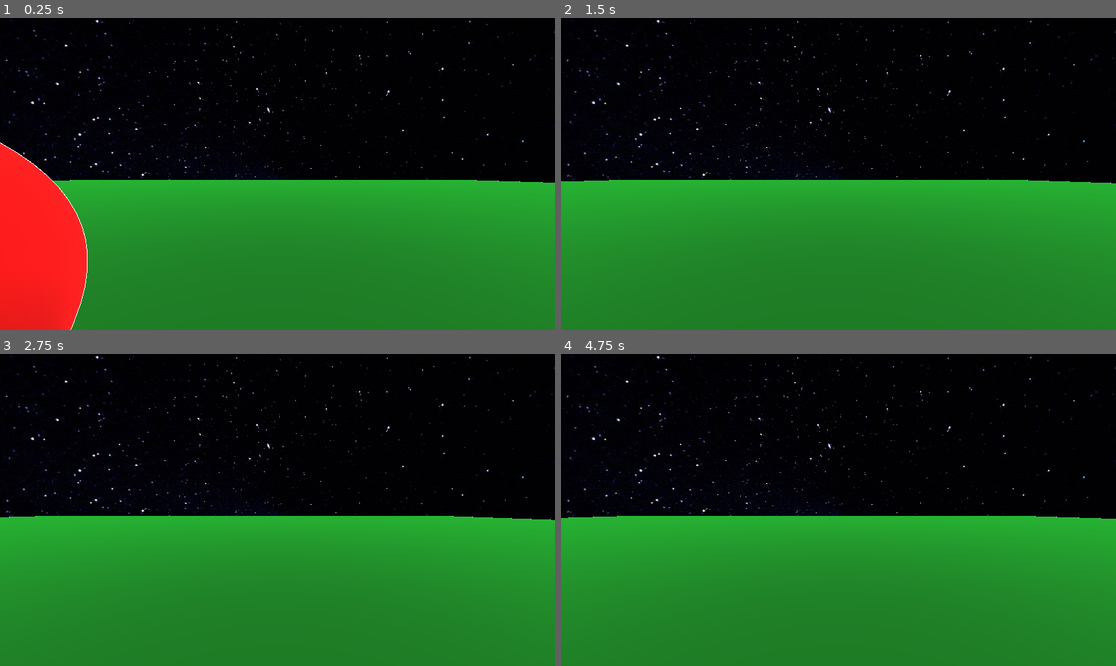
Above: before the commit, frames 1-4 (two rows, left to right).
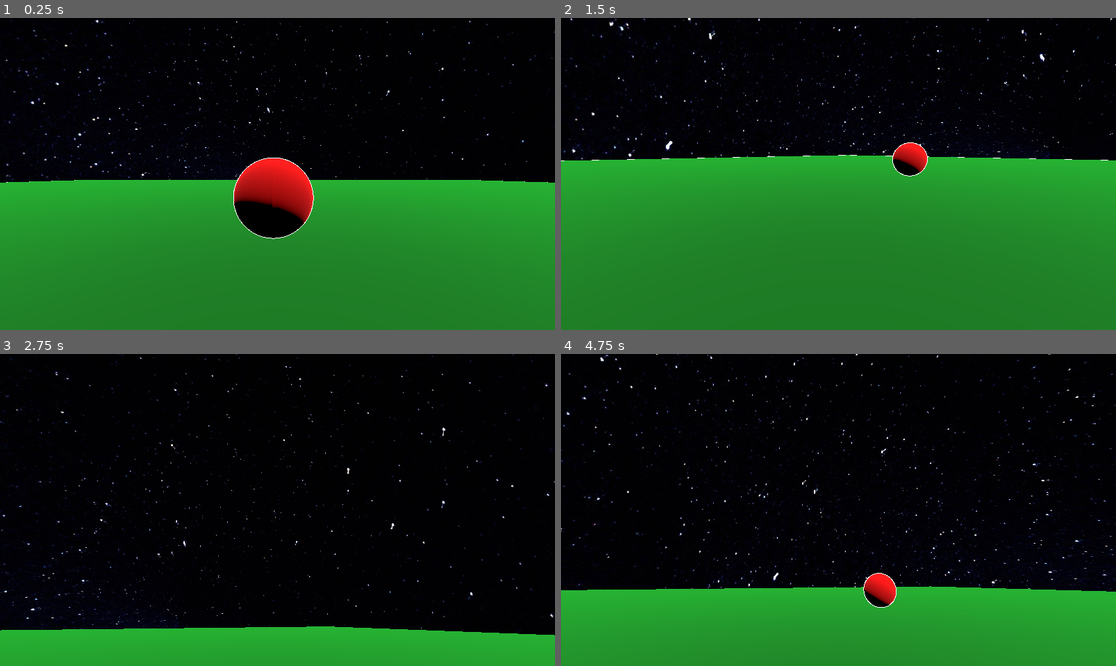
Above: after the commit, the same moments.

Repository: BlodyxCZ/VRspaceDriver
Game: Godot game, scene res://Scenes/TEST/test.tscn
The game is run twice, just before and just after one commit, with the same random seed, the same clock (stepped at 60 frames per second) and the same inputs. The project has no main scene, so this scene is started directly.
Inputs (mouse positions are in pixels of both pictures, inside the frame that each line leads up to):
- Up to frame 1 (0.25 s): no input
- Up to frame 2 (1.5 s): tap Enter (ui_accept) at 0.5, 0.77 s; move the mouse to (960, 158) at 0.52 s; hold D (move_right) 0.53-1.28 s; move the mouse to (727, 189) at 1.27 s; hold S (move_down) from 1.28 s (still down)
- Up to frame 3 (2.75 s): tap Enter (ui_accept) at 1.52 s; move the mouse to (333, 441) at 2.02 s; release S (move_down) at 2.03 s; hold D (move_right) from 2.03 s (still down)
- Up to frame 4 (4.75 s): tap Enter (ui_accept) at 2.75, 3.02, 3.77, 4.52 s; move the mouse to (810, 572) at 2.77 s; release D (move_right) at 2.78 s; hold W (move_up) 2.78-3.53 s; move the mouse to (1005, 556) at 3.52 s; hold A (move_left) from 3.53 s (still down); tap Escape (ui_cancel) at 4.15 s; move the mouse to (672, 463) at 4.27 s

The runs differ from the first frame. In frame 1, 10% of the frame differs, in the area x 0-99%, y 39-100%; in frame 2, 8.6%; in frame 3, 49%, in the area x 0-100%, y 0-100%; in frame 4, 38%.

Commit message:
+player camera, FPS controller

Diff:
--- a/Scenes/Player/player.gd
+++ b/Scenes/Player/player.gd
@@ -7,13 +7,24 @@
 const DEC : float = 0.5
 const GRAVITY : float = 9.8
 
+@export var mouse_sensitivity : float = 0.2
+
+@onready var camera : Camera3D = $Camera3D
+
+
+func _ready() -> void:
+	Input.mouse_mode = Input.MOUSE_MODE_CAPTURED
+
 
 func _physics_process(delta) -> void:
 
 	_handle_movement(delta)
 
+	if Input.is_action_just_pressed("ui_cancel"):
+		Input.mouse_mode = Input.MOUSE_MODE_VISIBLE
 
-func _handle_movement(delta):
+
+func _handle_movement(delta) -> void:
 
 	# Add the Gravity.
 	if not is_on_floor():
@@ -25,7 +36,7 @@
 
 	# Handle Walk.
 	var input_dir = Input.get_vector("move_left", "move_right", "move_up", "move_down")
-	var direction = (transform.basis * Vector3(input_dir.x, 0, input_dir.y)).normalized()
+	var direction = (transform.basis * Vector3(input_dir.x, 0, input_dir.y)).normalized().rotated(Vector3.UP, camera.rotation.y)
 	if direction:
 		velocity.x = move_toward(velocity.x, direction.x * SPEED, ACC)
 		velocity.z = move_toward(velocity.z, direction.z * SPEED, ACC)
@@ -34,3 +45,12 @@
 		velocity.z = move_toward(velocity.z, 0, DEC)
 
 	move_and_slide()
+
+
+func _input(event) -> void:
+	if event is InputEventMouseMotion:
+		camera.rotation_degrees.y = wrapf(camera.rotation_degrees.y, 0.0, 360.0)
+		camera.rotation_degrees.y -= event.relative.x * mouse_sensitivity
+
+		camera.rotation_degrees.x = clampf(camera.rotation_degrees.x, -80.0, 80.0)
+		camera.rotation_degrees.x -= event.relative.y * mouse_sensitivity
--- a/Scenes/Player/player.tscn
+++ b/Scenes/Player/player.tscn
@@ -1,22 +1,15 @@
-[gd_scene load_steps=7 format=3 uid="uid://cqg0v7vsocynt"]
+[gd_scene load_steps=5 format=3 uid="uid://cqg0v7vsocynt"]
 
-[ext_resource type="Shader" path="res://Scenes/TEST/test.gdshader" id="1_oa8xa"]
 [ext_resource type="Script" path="res://Scenes/Player/player.gd" id="1_y80re"]
 
-[sub_resource type="StandardMaterial3D" id="StandardMaterial3D_t3hxp"]
-albedo_color = Color(0.2, 0.226667, 1, 1)
-
-[sub_resource type="ShaderMaterial" id="ShaderMaterial_u66mj"]
-render_priority = 0
-next_pass = SubResource("StandardMaterial3D_t3hxp")
-shader = ExtResource("1_oa8xa")
-shader_parameter/outline_color = Color(1, 1, 1, 1)
-shader_parameter/outline_width = 1.0
+[sub_resource type="StandardMaterial3D" id="StandardMaterial3D_852l3"]
+albedo_color = Color(0.2, 0.254902, 1, 1)
 
 [sub_resource type="CapsuleMesh" id="CapsuleMesh_ogh04"]
-material = SubResource("ShaderMaterial_u66mj")
+material = SubResource("StandardMaterial3D_852l3")
 
-[sub_resource type="CapsuleShape3D" id="CapsuleShape3D_iwc1w"]
+[sub_resource type="CylinderShape3D" id="CylinderShape3D_x6304"]
+radius = 0.75
 
 [node name="Player" type="CharacterBody3D"]
 script = ExtResource("1_y80re")
@@ -25,9 +18,8 @@
 mesh = SubResource("CapsuleMesh_ogh04")
 
 [node name="CollisionShape3D" type="CollisionShape3D" parent="."]
-shape = SubResource("CapsuleShape3D_iwc1w")
+shape = SubResource("CylinderShape3D_x6304")
 
 [node name="Camera3D" type="Camera3D" parent="."]
-transform = Transform3D(1, 0, 0, 0, 1, 0, 0, 0, 1, 0, 0.5, -0.386217)
+transform = Transform3D(1, 0, 0, 0, 1, 0, 0, 0, 1, 0, 0.5, 0)
 current = true
-near = 0.112
--- a/Scenes/TEST/test.tscn
+++ b/Scenes/TEST/test.tscn
@@ -61,4 +61,4 @@
 material = SubResource("ShaderMaterial_2l7yx")
 
 [node name="Player" parent="." instance=ExtResource("3_6h4ul")]
-transform = Transform3D(1, 0, 0, 0, 1, 0, 0, 0, 1, 1.01561, 0.616772, 0.739826)
+transform = Transform3D(1, 0, 0, 0, 1, 0, 0, 0, 1, 0.0510746, 0.616772, 2.60999)
